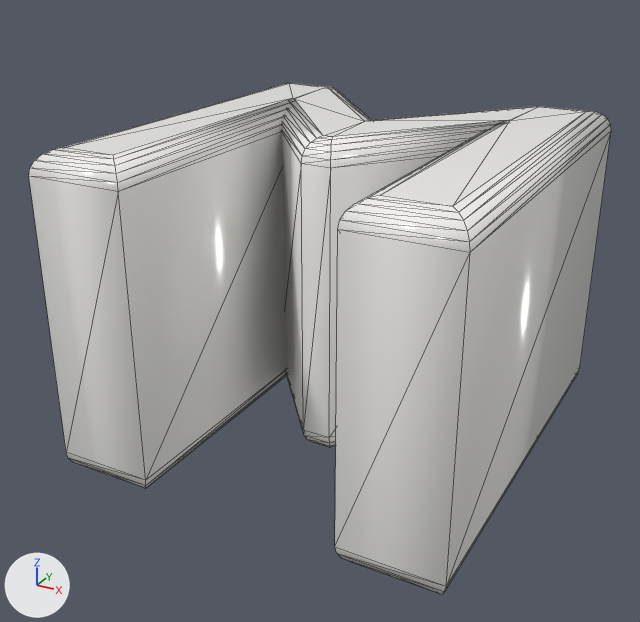
What one commit did to the glTF model public/assets/models/letter_M.glb.
Rendered twice from a 50 mm camera at (0.681, -1.297, 0.61) aimed at (-0.026, -0.011, -0.034). The axes (+X, +Y, +Z) are drawn at lower left. The lights are the same throughout. The picture after the commit comes second. Mesh edges are drawn as thin lines. Vertices at exactly the same position are counted once.

Objects in the first picture: 'Text'.
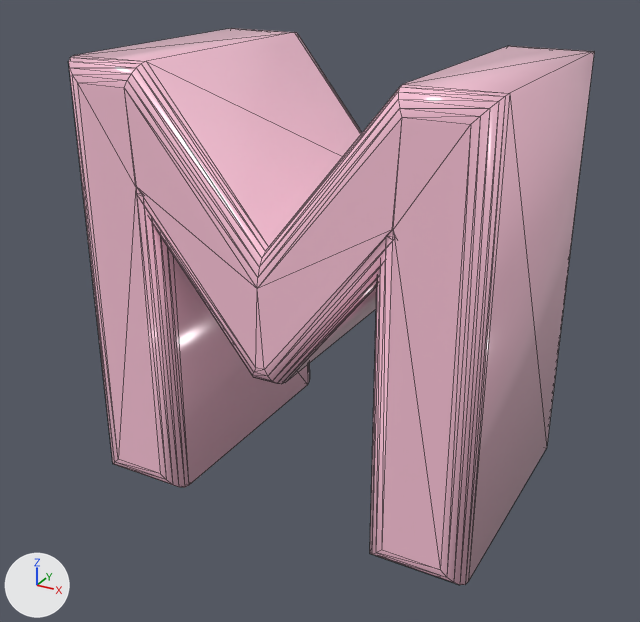
Pixel boxes (x1, y1, x2, y2) of what changed, in the pictures (640 x 622 px):
'Text', recoloured, reshaped, moved (10% narrower, 9% taller): before (29, 83, 611, 594); after (68, 28, 594, 585)

Diff of the bpy script that builds the scene:
```diff
--- a/public/assets/models/letter_M.glb.py
+++ b/public/assets/models/letter_M.glb.py
@@ mat_mat_letter_m @@
 mat_mat_letter_m = principled_material('Mat_Letter_M')
-mat_mat_letter_m.base_color = (0.96, 0.949, 0.922)  # white #faf9f6
+mat_mat_letter_m.base_color = (1.0, 0.569, 0.71)  # pink #ffc7db
 mat_mat_letter_m.metallic = 0.05
@@ me_text @@
 # used by ob_text; location = (0.0, 0.0, 0.0)
-me_text.from_pydata(...)  # 180 vertices, 356 faces; spans x -0.357..0.359, y -0.34..0.422, z -0.29..0.29
+me_text.from_pydata(...)  # 180 vertices, 356 faces; spans x -0.353..0.353, y -0.255..0.255, z -0.376..0.376
+# me_text part 1: 180 of 180 vertices moved; they spanned x -0.357..0.359, y -0.34..0.422, z -0.29..0.29 and now span x -0.353..0.353, y -0.255..0.255, z -0.376..0.376; mean shift (-0.001, -0.079, 0.039)
 me_text.materials.append(mat_mat_letter_m)
@@ ob_text @@
 ob_text = bpy.data.objects.new('Text', me_text)
-ob_text.location = (0.0, 0.0, 0.0)
+ob_text.location = (0.001, 0.0, 0.041)
```
